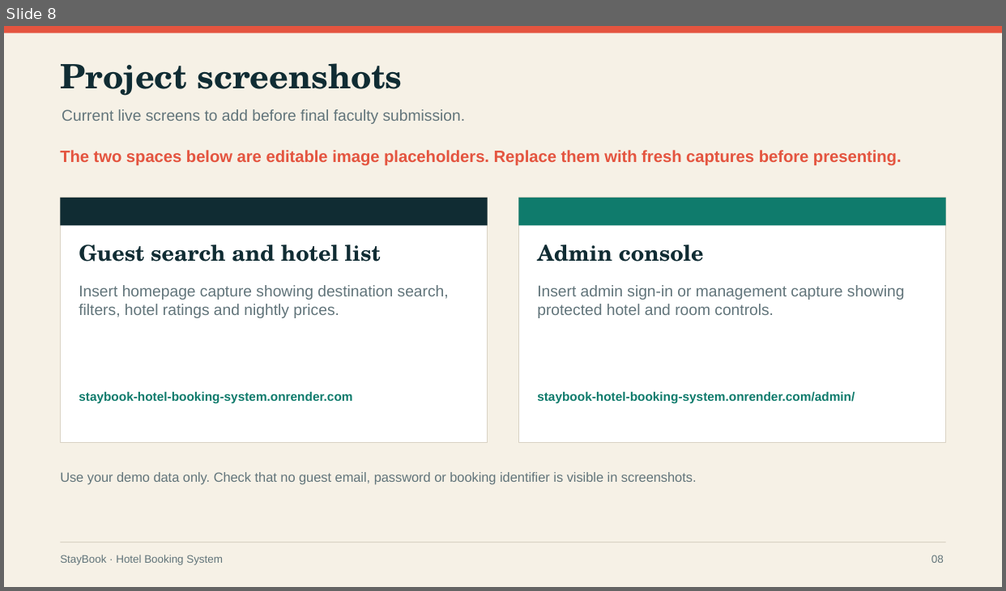
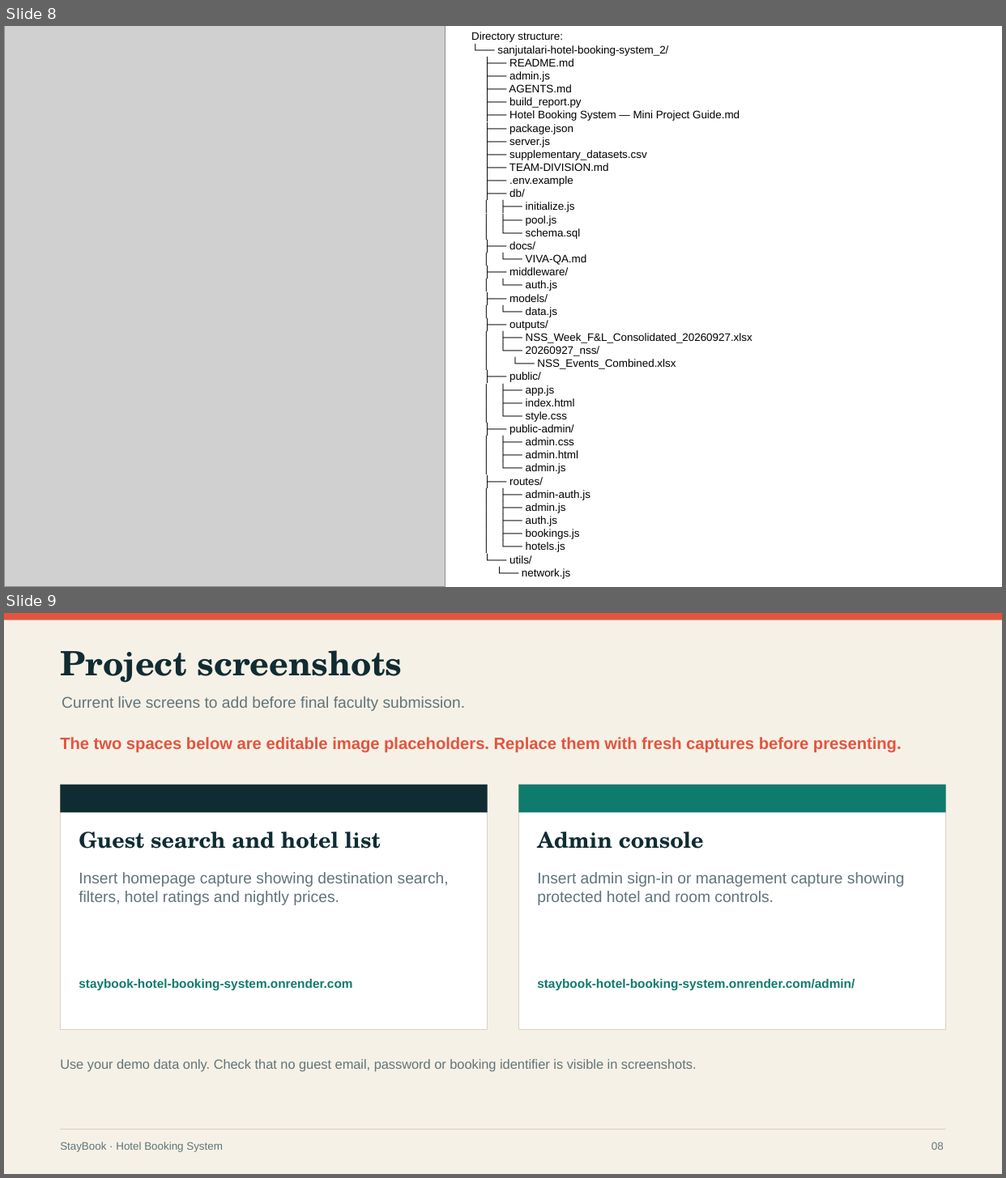
Before and after one commit to sanjutalari/hotel-booking-system_2, a slide deck: docs/StayBook_Project_Presentation.pptx. Shown one above the other, each under a label of ours: slide 8 before the commit, slides 8 and 9 after it. The pictures are 1006x591 and 1006x1178 pixels, drawn with LibreOffice and Linux fonts; fonts in the diff are those of the drawing; grey boxes stand for pictures. Boxes give left, top, right and bottom in pixels: in the first picture for what was removed or moved away, otherwise in the second. Text is boxed around its words. In the diff, an @@ line names an element or a change of style, - is before the commit and + after.

```diff
--- a/docs/StayBook_Project_Presentation.pptx
+++ b/docs/StayBook_Project_Presentation.pptx
@@ slide 8 added at [4, 26, 1002, 587], background #FFFFFF @@
@@ picture added at [4, 26, 445, 587] @@
@@ text added at [471, 32, 752, 579], 10.5 pt, text #000000 @@
+Directory structure:
+└── sanjutalari-hotel-booking-system_2/
+├── README.md
+├── admin.js
+├── AGENTS.md
+├── build_report.py
+├── Hotel Booking System — Mini Project Guide.md
+├── package.json
+├── server.js
+├── supplementary_datasets.csv
+├── TEAM-DIVISION.md
+├── .env.example
+├── db/
+│ ├── initialize.js
+│ ├── pool.js
+│ └── schema.sql
+├── docs/
+│ └── VIVA-QA.md
+├── middleware/
+│ └── auth.js
+├── models/
+│ └── data.js
+├── outputs/
+│ ├── NSS_Week_F&L_Consolidated_20260927.xlsx
+│ └── 20260927_nss/
+│ └── NSS_Events_Combined.xlsx
+├── public/
+│ ├── app.js
+│ ├── index.html
+│ └── style.css
+├── public-admin/
+│ ├── admin.css
+│ ├── admin.html
+│ └── admin.js
+├── routes/
+│ ├── admin-auth.js
+│ ├── admin.js
+│ ├── auth.js
+│ ├── bookings.js
+│ └── hotels.js
+└── utils/
+└── network.js
@@ what was slide 8 is now slide 9 @@
```
Also in this commit, not shown: 3 slides changed, 5 other files.
